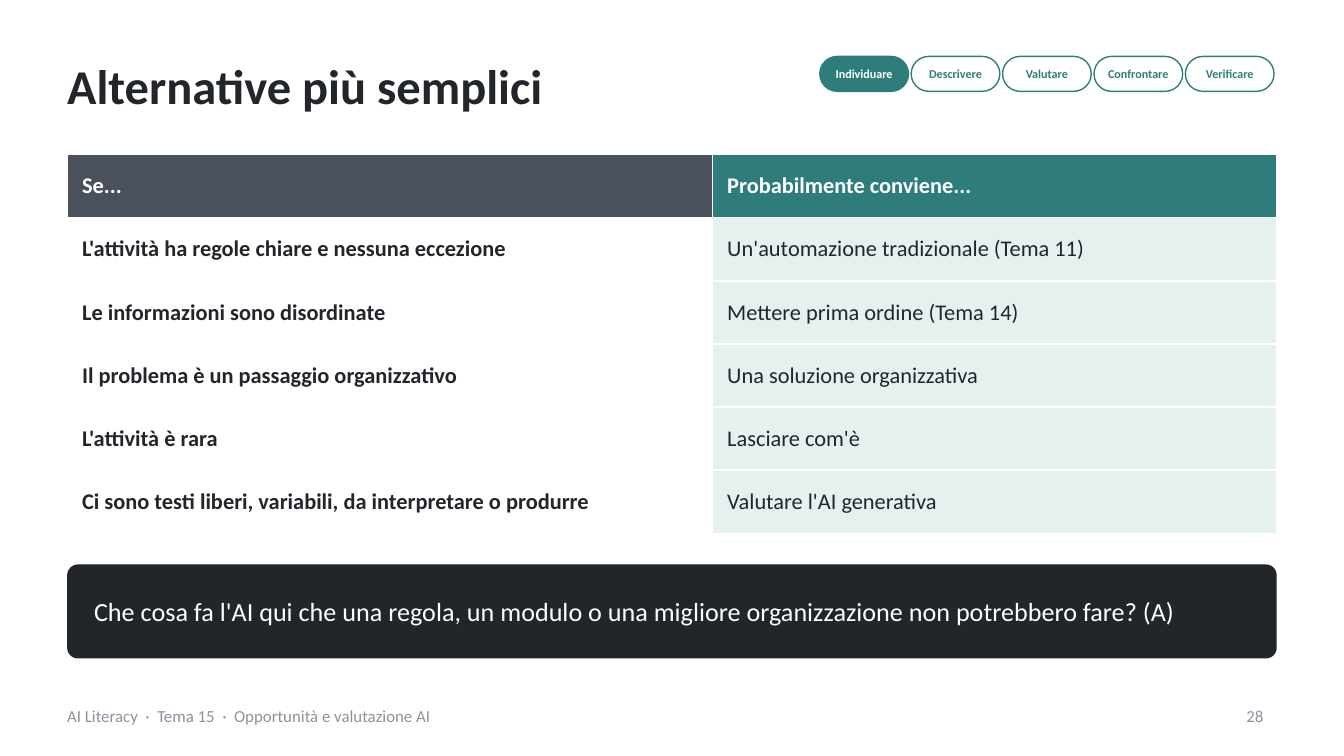
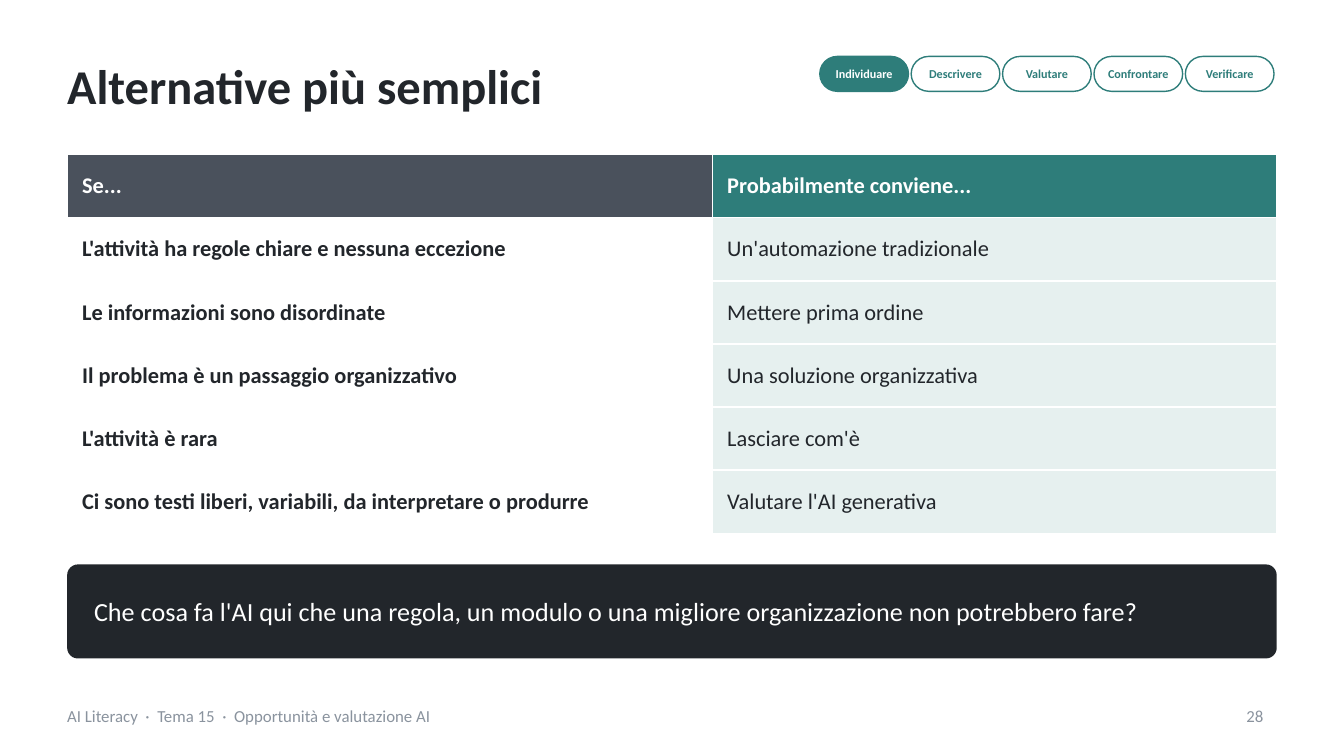
Before and after one commit to NetAi-IT/Formazione-AI-Literacy-Official, a slide deck: slide 28 of Base/Tema15_Opportunita_valutazione_AI.pptx. Drawn at 1344x756 pixels with LibreOffice and Linux fonts; fonts in the diff are those of the drawing. Boxes give left, top, right and bottom in pixels: in the first picture for what was removed or moved away, otherwise in the second. Text is boxed around its words. In the diff, an @@ line names an element or a change of style, - is before the commit and + after.

```diff
--- a/Base/Tema15_Opportunita_valutazione_AI.pptx
+++ b/Base/Tema15_Opportunita_valutazione_AI.pptx
@@ table at [67,155,1277,517] @@
-row 2, column 2: Un'automazione tradizionale (Tema 11)
+row 2, column 2: Un'automazione tradizionale
-row 3, column 2: Mettere prima ordine (Tema 14)
+row 3, column 2: Mettere prima ordine
@@ text at [94,603,1137,626]: text changed @@
-Che cosa fa l'AI qui che una regola, un modulo o una migliore organizzazione non potrebbero fare? (A)
+Che cosa fa l'AI qui che una regola, un modulo o una migliore organizzazione non potrebbero fare?
```
Also in this commit, not shown: 29 other slides changed, 1 slide added, 1 slide removed, 8 other files.
